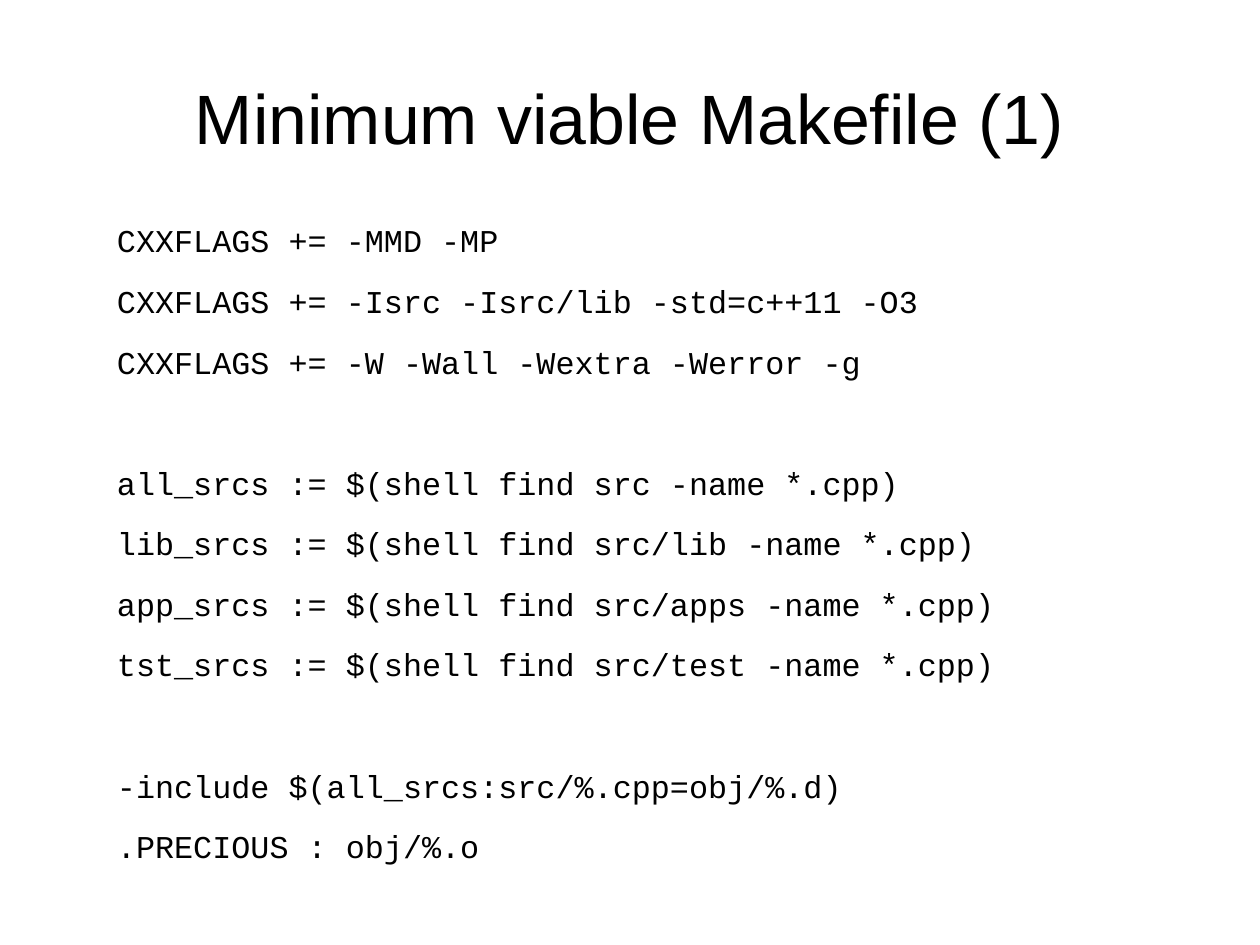
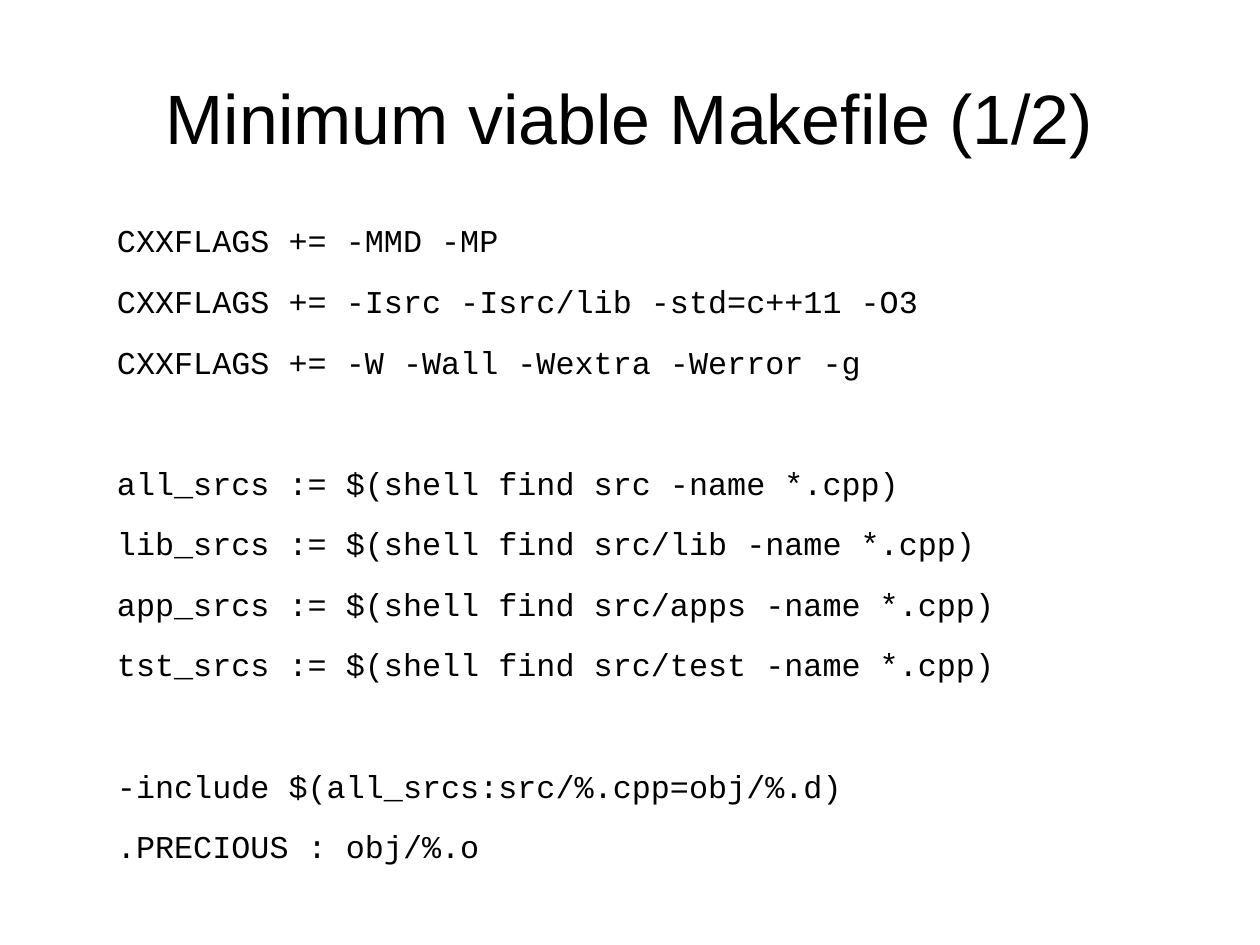
Before and after one commit to mikeseymour/JustUseMake, a slide deck: slide 9 of JustUseMake.odp. Drawn at 1260x945 pixels with LibreOffice and Linux fonts; fonts in the diff are those of the drawing. Boxes give left, top, right and bottom in pixels: in the first picture for what was removed or moved away, otherwise in the second. Text is boxed around its words. In the diff, an @@ line names an element or a change of style, - is before the commit and + after.

```diff
--- a/JustUseMake.odp
+++ b/JustUseMake.odp
@@ title at (166, 93, 1093, 157): text changed @@
-Minimum viable Makefile (1)
+Minimum viable Makefile (1/2)
```
Also in this commit, not shown: 2 other slides changed, 2 slides added, 1 other file.
